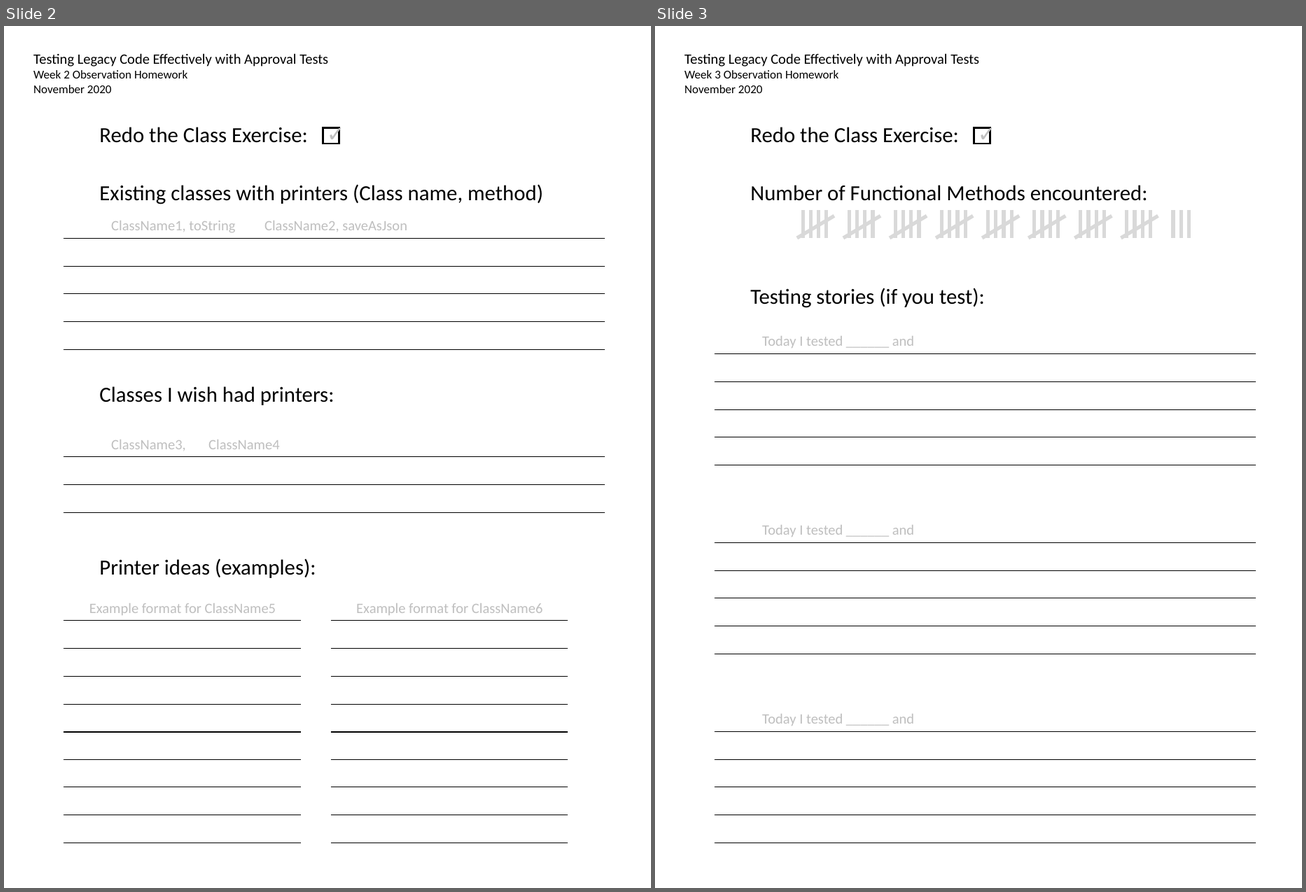
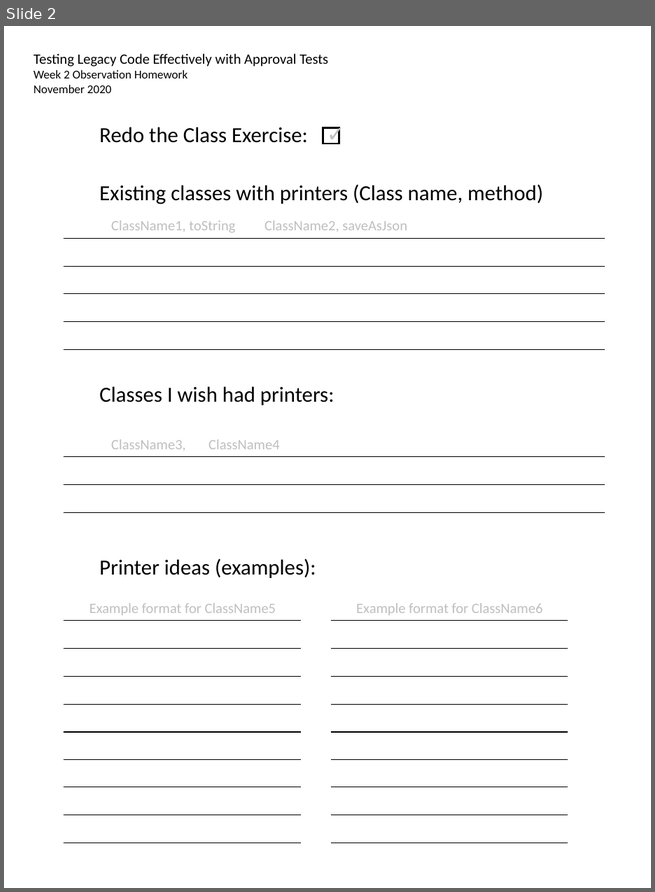
Before and after one commit to LearnWithLlew/TestingLegacyCodeCourse.slides, a slide deck: Homework Printouts.pptx. Shown side by side, each under a label of ours: slides 2 and 3 before the commit, slide 2 after it. The pictures are 1306x892 and 655x892 pixels, drawn with LibreOffice and Linux fonts; fonts in the diff are those of the drawing. Boxes give left, top, right and bottom in pixels: in the first picture for what was removed or moved away, otherwise in the second. Text is boxed around its words. In the diff, an @@ line names an element or a change of style, - is before the commit and + after.

Commit message:
Add week 3 homework printout

```diff
--- a/Homework Printouts.pptx
+++ b/Homework Printouts.pptx
@@ slide 3 removed at box(655, 26, 1302, 888), background #FFFFFF @@
@@ text removed at box(684, 53, 979, 93) @@
-Testing Legacy Code Effectively with Approval Tests
-Week 3 Observation Homework
-November 2020
@@ text removed at box(750, 127, 959, 143) @@
-Redo the Class Exercise:
@@ text removed at box(969, 116, 1015, 150) @@
-✓
@@ rectangle removed at box(974, 128, 990, 144) @@
@@ text removed at box(750, 185, 1148, 201) @@
-Number of Functional Methods encountered:
@@ line removed from (1173, 211) to (1173, 238) @@
@@ line removed from (1181, 211) to (1181, 238) @@
@@ line removed from (1189, 211) to (1189, 238) @@
@@ group removed at box(797, 211, 834, 238): 5 lines @@
@@ group removed at box(843, 211, 880, 238): 5 lines @@
@@ group removed at box(889, 211, 927, 238): 5 lines @@
@@ group removed at box(936, 211, 973, 238): 5 lines @@
@@ group removed at box(982, 211, 1019, 238): 5 lines @@
@@ group removed at box(1028, 211, 1065, 238): 5 lines @@
@@ group removed at box(1075, 211, 1112, 238): 5 lines @@
@@ group removed at box(1120, 211, 1158, 238): 5 lines @@
@@ text removed at box(750, 288, 985, 308) @@
-Testing stories (if you test):
@@ group removed at box(714, 336, 1255, 465): 5 lines, 1 text @@
-Today I tested ______ and
@@ group removed at box(714, 525, 1255, 654): 5 lines, 1 text @@
-Today I tested ______ and
@@ group removed at box(714, 714, 1255, 844): 5 lines, 1 text @@
-Today I tested ______ and
```
Also in this commit, not shown: 1 slide added, 2 other files.
